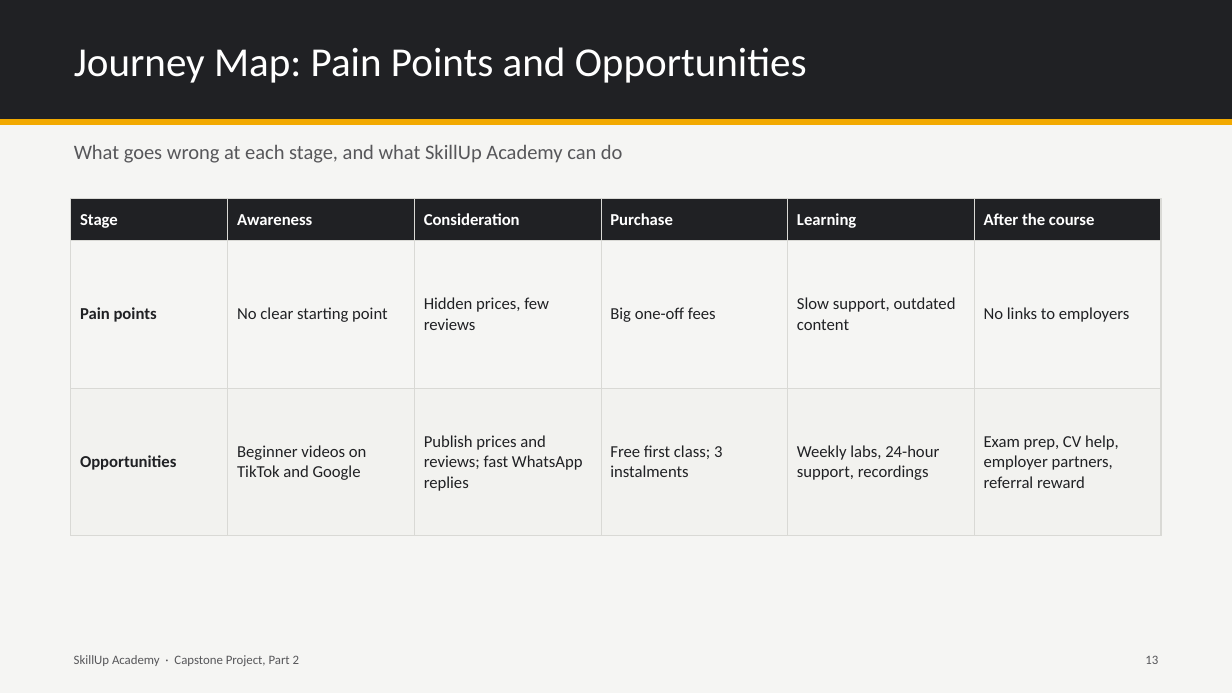
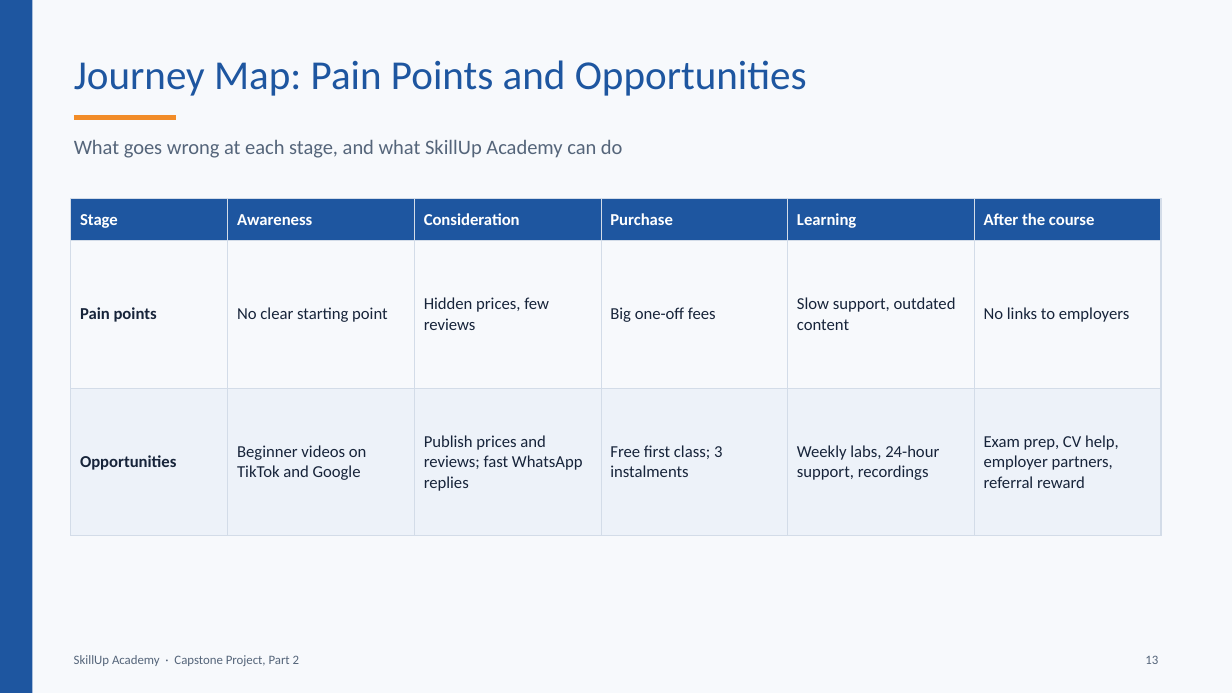
Before and after one commit to BadboyVee/BlackHoleeee, a slide deck: slide 13 of capstone/Customer_Analysis.pptx. Drawn at 1232x693 pixels with LibreOffice and Linux fonts; fonts in the diff are those of the drawing. Boxes give left, top, right and bottom in pixels: in the first picture for what was removed or moved away, otherwise in the second. Text is boxed around its words. In the diff, an @@ line names an element or a change of style, - is before the commit and + after.

```diff
--- a/capstone/Customer_Analysis.pptx
+++ b/capstone/Customer_Analysis.pptx
@@ background #F5F5F3 to #F7F9FC @@
@@ rectangle removed at (0, 0, 1232, 120) @@
@@ rectangle added at (0, 0, 32, 693), fill #1E56A0 @@
@@ title "Journey Map: Pain Points and ...": place and size @@
-title "Journey Map: Pain Points and ..." at (74, 47, 807, 83)
+title "Journey Map: Pain Points and ..." at (74, 60, 807, 96)
@@ title "Journey Map: Pain Points and ..." at (74, 60, 807, 96): text colour #FFFFFF to #1E56A0 @@
@@ line added from (74, 117) to (176, 117), #F28C28 4 pt @@
@@ line removed from (0, 122) to (1232, 122) @@
@@ text colour #57575A to #55657A in 3 elements at (74, 655, 299, 666), (1145, 655, 1158, 664), (74, 139, 623, 158) @@
@@ table at (71, 199, 1162, 536) @@
@@ fill #202124 to #1E56A0 in row 1 @@
@@ fill #F2F2EF to #EDF2F9 in row 3 @@
@@ text colour #202124 to #17243A in "Pain points", "No clear starting point", "Hidden prices, few reviews", "Big one-off fees" and 8 more places @@
@@ borders changed @@
```
Also in this commit, not shown: 15 other slides changed, 7 other files.
